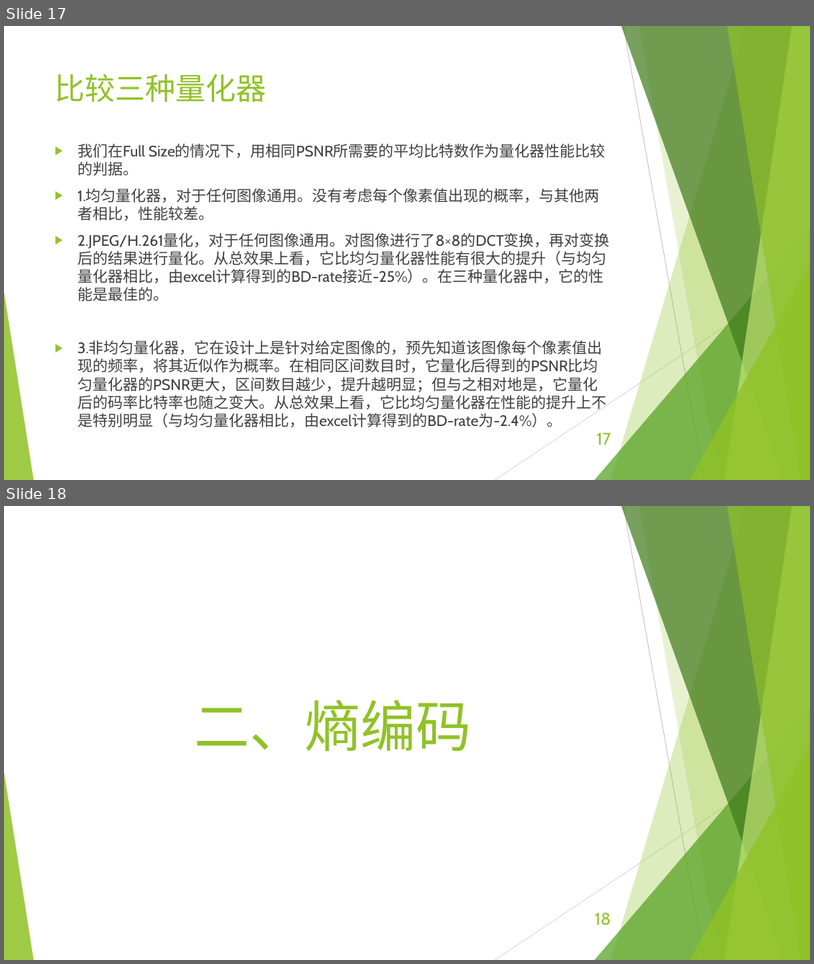
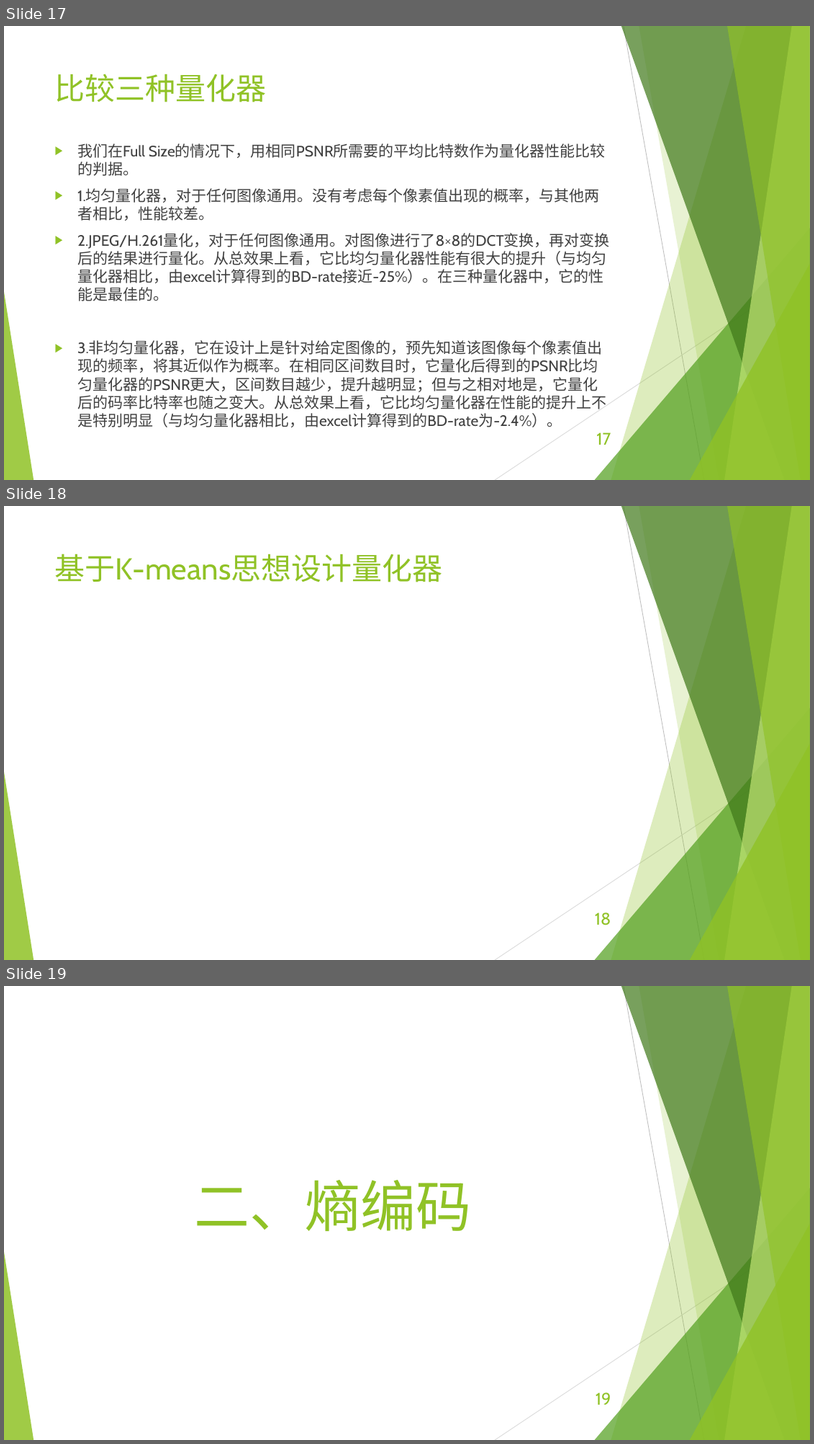
Before and after one commit to EECodingPresentation/project3, a slide deck: 展示报告.pptx. Shown one above the other, each under a label of ours: slides 17 and 18 before the commit, slides 17, 18 and 19 after it. The pictures are 814x964 and 814x1444 pixels, drawn with LibreOffice and Linux fonts; fonts in the diff are those of the drawing; grey boxes stand for pictures. Boxes give left, top, right and bottom in pixels: in the first picture for what was removed or moved away, otherwise in the second. Text is boxed around its words. In the diff, an @@ line names an element or a change of style, - is before the commit and + after.

```diff
--- a/展示报告.pptx
+++ b/展示报告.pptx
@@ slide 18 added at [4, 506, 810, 960], background #FFFFFF; not listed: 10 template elements that a slide beside it also shows @@
@@ title added at [55, 554, 443, 582], 36 pt, text #90C226 @@
+基于K-means思想设计量化器
@@ page number added at [595, 912, 611, 925], 20 pt, text #90C226 @@
+18
@@ what was slide 18 is now slide 19 @@
@@ page number at [596, 1392, 612, 1404]: text changed @@
-18
+19
```
Also in this commit, not shown: 1 other file.
